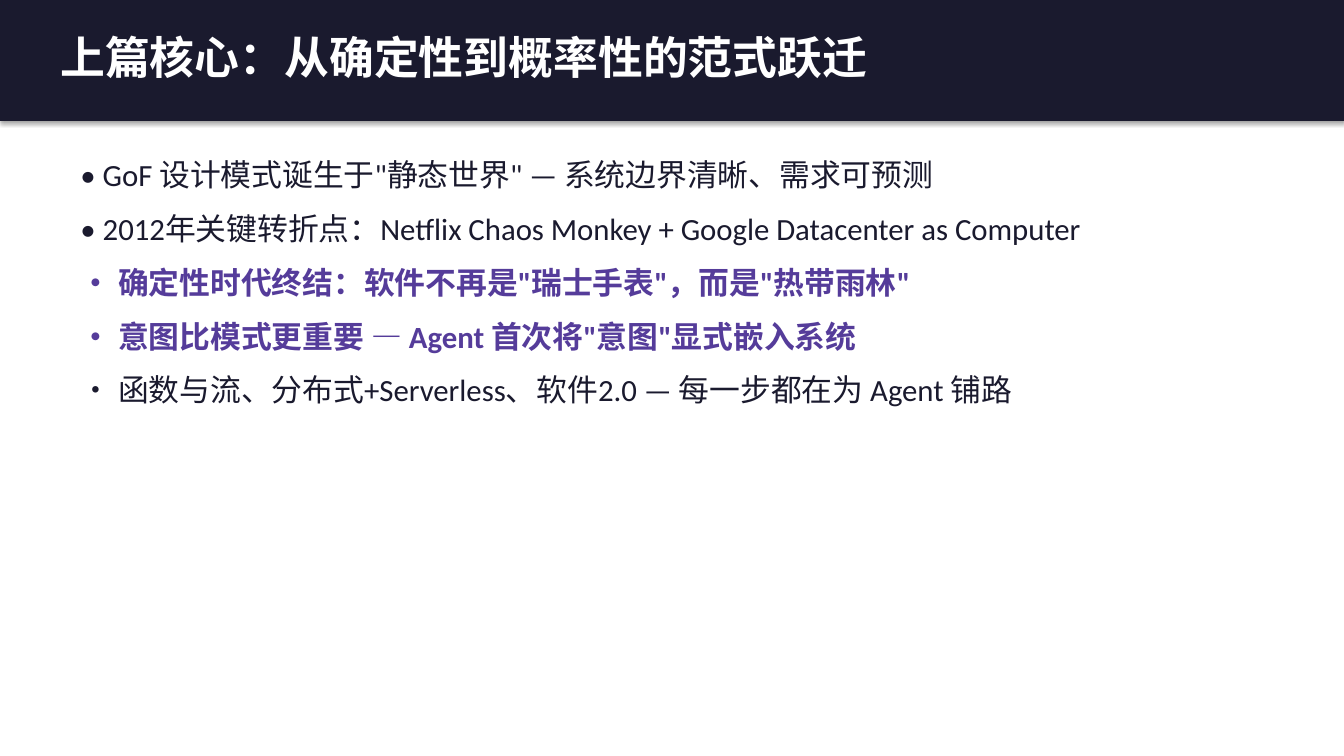
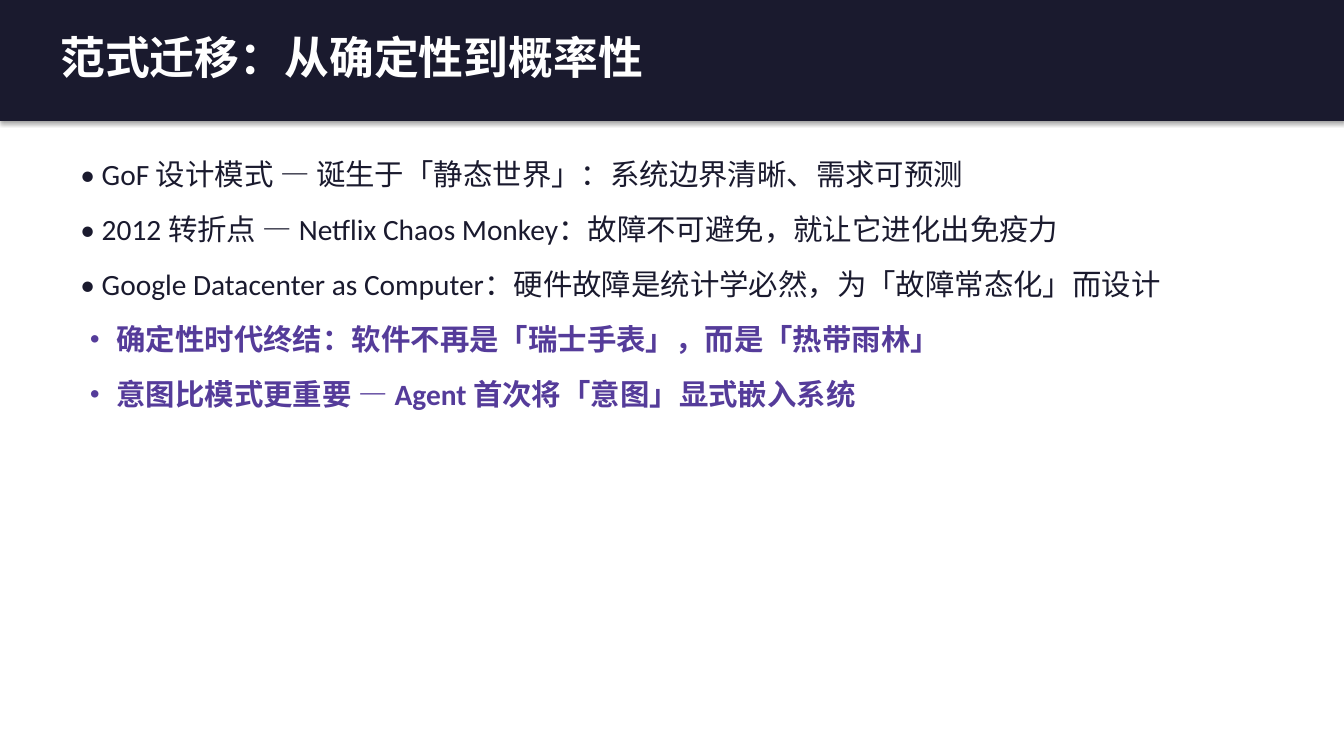
Before and after one commit to tanteng/blog, a slide deck: slide 5 of static/reports/agent-design-patterns-book-intro.pptx. Drawn at 1344x756 pixels with LibreOffice and Linux fonts; fonts in the diff are those of the drawing. Boxes give left, top, right and bottom in pixels: in the first picture for what was removed or moved away, otherwise in the second. Text is boxed around its words. In the diff, an @@ line names an element or a change of style, - is before the commit and + after.

```diff
--- a/static/reports/agent-design-patterns-book-intro.pptx
+++ b/static/reports/agent-design-patterns-book-intro.pptx
@@ text at box(60, 35, 643, 78): text changed @@
-上篇核心：从确定性到概率性的范式跃迁
+范式迁移：从确定性到概率性
@@ text at box(102, 160, 1161, 410): text changed; size 22 to 21 pt @@
-• GoF 设计模式诞生于"静态世界" — 系统边界清晰、需求可预测
-• 2012年关键转折点：Netflix Chaos Monkey + Google Datacenter as Computer
-• 确定性时代终结：软件不再是"瑞士手表"，而是"热带雨林"
-• 意图比模式更重要 — Agent 首次将"意图"显式嵌入系统
-• 函数与流、分布式+Serverless、软件2.0 — 每一步都在为 Agent 铺路
+• GoF 设计模式 — 诞生于「静态世界」：系统边界清晰、需求可预测
+• 2012 转折点 — Netflix Chaos Monkey：故障不可避免，就让它进化出免疫力
+• Google Datacenter as Computer：硬件故障是统计学必然，为「故障常态化」而设计
+• 确定性时代终结：软件不再是「瑞士手表」，而是「热带雨林」
+• 意图比模式更重要 — Agent 首次将「意图」显式嵌入系统
```
Also in this commit, not shown: 19 other slides changed, 5 slides added, 1 slide removed.
